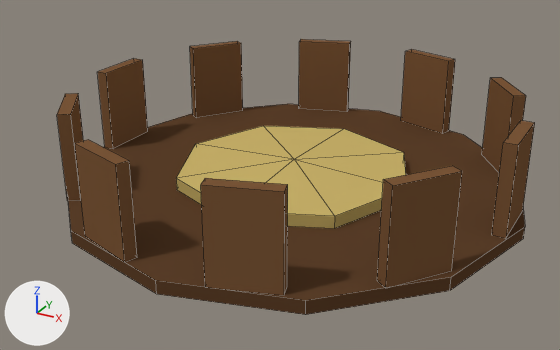
Before and after pictures for a commit that changed the Blender file assets/blender/prop_cart_pumpkin_slot.blend.
One viewpoint serves both versions: a 50 mm camera at (1.091, -2.082, 1.073) aimed at (-0.019, -0.064, 0.064). Arrows for +X, +Y and +Z are at lower left; the lights stay in place. The picture after the commit comes second. Mesh edges are drawn as thin lines.

In view in the first picture: 'Slot'.
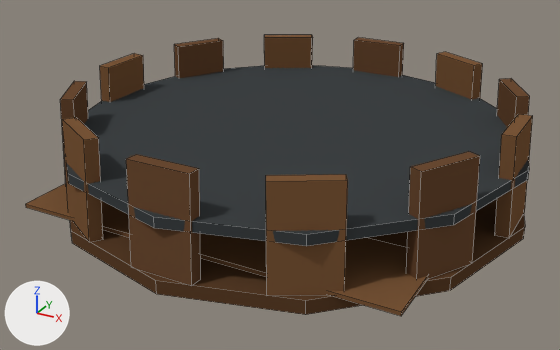
What differs and where, as boxes [x1, y1, x2, y2] in the pictures (560 x 350 px; the box of a moved part takes in the faces that stretch with it):
'Slot', reshaped (6% wider)
    before: [57, 39, 535, 315]
    after: [26, 35, 533, 316]
part 1 of me_slot, added (brown)
    after: [26, 183, 428, 316]
part 2 of me_slot, added
    after: [368, 232, 408, 247]
part 3 of me_slot, moved or reshaped
    before: [98, 58, 148, 149]
    after: [495, 114, 533, 238]
part 4 of me_slot, moved or reshaped
    before: [482, 78, 526, 172]
    after: [497, 78, 530, 128]
part 5 of me_slot, moved or reshaped
    before: [401, 49, 455, 134]
    after: [436, 52, 483, 100]
part 6 of me_slot, moved or reshaped
    before: [492, 120, 535, 239]
    after: [353, 37, 404, 77]
part 7 of me_slot, moved or reshaped
    before: [299, 39, 351, 112]
    after: [264, 35, 313, 68]
part 8 of me_slot, moved or reshaped
    before: [190, 41, 243, 118]
    after: [174, 38, 224, 78]
part 9 of me_slot, moved or reshaped
    before: [377, 166, 462, 288]
    after: [100, 53, 144, 102]
part 10 of me_slot, moved or reshaped
    before: [57, 93, 83, 201]
    after: [60, 81, 88, 181]
part 11 of me_slot, moved or reshaped
    before: [75, 140, 137, 262]
    after: [62, 117, 103, 242]
part 12 of me_slot, moved or reshaped
    before: [201, 178, 288, 295]
    after: [126, 154, 201, 286]
part 13 of me_slot, added (brown)
    after: [266, 174, 348, 296]
part 14 of me_slot, added (brown)
    after: [406, 152, 480, 279]
part 15 of me_slot, moved or reshaped (not visible afterwards)
    before: [176, 126, 406, 229]
part 16 of me_slot, added
    after: [67, 65, 529, 246]

Edits to the bpy script that builds the scene:
```text
Change me_slot:
    used by ob_slot; location = (0.0, 0.0, 0.0)
    remove me_slot.from_pydata(...)  # 122 vertices, 98 faces; spans x -0.75..0.75, y -0.75..0.75, z 0.0..0.32
    add me_slot.from_pydata(...)  # 242 vertices, 188 faces; spans x -0.75..0.75, y -0.75..0.75, z 0.0..0.34
    me_slot part 1: a new loose piece, a box spanning x -0.6..0.6, y -0.6..-0.3, z 0.04..0.052, in mat_mat_flat_lit
    me_slot part 2: a new loose piece, a box spanning x -0.6..0.6, y -0.3..0.0, z 0.04..0.052, in mat_mat_flat_lit
    me_slot part 3: the loose piece of 8 vertices spanning x -0.72..-0.68, y -0.1..0.1, z 0.04..0.32 is scaled about the mesh origin by (-0.999, -0.95, 1.07)
    me_slot part 4: the loose piece of 8 vertices spanning x 0.49..0.64, y 0.32..0.5, z 0.04..0.32 is scaled about its middle by (0.827, 1.01, 1.07), then moved by (0.04, -0.06, 0.01)
    me_slot part 5: the loose piece of 8 vertices spanning x 0.12..0.32, y 0.62..0.72, z 0.04..0.32 is multiplied about its middle by the matrix ((1.007, 0.214, -0.026), (-0.214, 1.006, -0.045), (0.016, 0.049, 1.029)), then moved by (0.13, -0.06, 0.01)
    me_slot part 6: the loose piece of 8 vertices spanning x 0.68..0.72, y -0.1..0.1, z 0.04..0.32 is scaled about its middle by (4.75, 0.2, 1.07), then moved by (-0.7, 0.7, 0.01)
    me_slot part 7: the loose piece of 8 vertices spanning x -0.32..-0.12, y 0.62..0.72, z 0.04..0.32 is multiplied about its middle by the matrix ((1.007, -0.214, 0.026), (0.214, 1.006, -0.045), (-0.016, 0.049, 1.029)), then moved by (-0.13, -0.06, 0.01)
    me_slot part 8: the loose piece of 8 vertices spanning x -0.64..-0.49, y 0.32..0.5, z 0.04..0.32 is scaled about its middle by (0.827, 1.01, 1.07), then moved by (-0.04, -0.06, 0.01)
    me_slot part 9: the loose piece of 8 vertices spanning x 0.49..0.64, y -0.5..-0.32, z 0.04..0.32 is turned -144 degrees about the z axis through its middle and scaled by 1.03, then moved by (-1.27, 0.41, 0.01)
    me_slot part 10: the loose piece of 8 vertices spanning x -0.64..-0.49, y -0.5..-0.32, z 0.04..0.32 is scaled about its middle by (0.827, 1.01, 1.07), then moved by (-0.04, 0.06, 0.01)
    me_slot part 11: the loose piece of 8 vertices spanning x -0.32..-0.12, y -0.72..-0.62, z 0.04..0.32 is multiplied about its middle by the matrix ((1.007, 0.214, 0.026), (-0.214, 1.006, 0.045), (-0.016, -0.049, 1.029)), then moved by (-0.13, 0.06, 0.01)
    me_slot part 12: the loose piece of 8 vertices spanning x 0.12..0.32, y -0.72..-0.62, z 0.04..0.32 is multiplied about its middle by the matrix ((0.98, 0.318, 0.0), (-0.318, 0.978, 0.051), (0.016, -0.049, 1.029)), then moved by (-0.22, -0.03, 0.01)
    me_slot part 13: the loose piece of 8 vertices spanning x 0.12..0.32, y -0.72..-0.62, z 0.04..0.32 is copied, and the copy is multiplied about its middle by the matrix ((1.007, -0.214, -0.026), (0.214, 1.006, 0.045), (0.016, -0.049, 1.029)), then moved by (0.13, 0.06, 0.01); it spans x 0.25..0.45, y -0.68..-0.53, z 0.04..0.34
    me_slot part 14: the loose piece of 8 vertices spanning x 0.49..0.64, y -0.5..-0.32, z 0.04..0.32 is copied, and the copy is scaled about its middle by (0.827, 1.01, 1.07), then moved by (0.04, 0.06, 0.01); it spans x 0.53..0.68, y -0.45..-0.25, z 0.04..0.34
    me_slot part 15: the loose piece of 18 vertices spanning x -0.39..0.39, y -0.39..0.39, z 0.02..0.1 is moved by (0.0, 0.0, 0.01)
    me_slot part 16: a new loose piece, a 12-sided cylinder along z spanning x -0.74..0.74, y -0.74..0.74, z 0.185..0.215, in mat_mat_flat_lit
    other edits to the shape of me_slot do not show in these pictures
```
